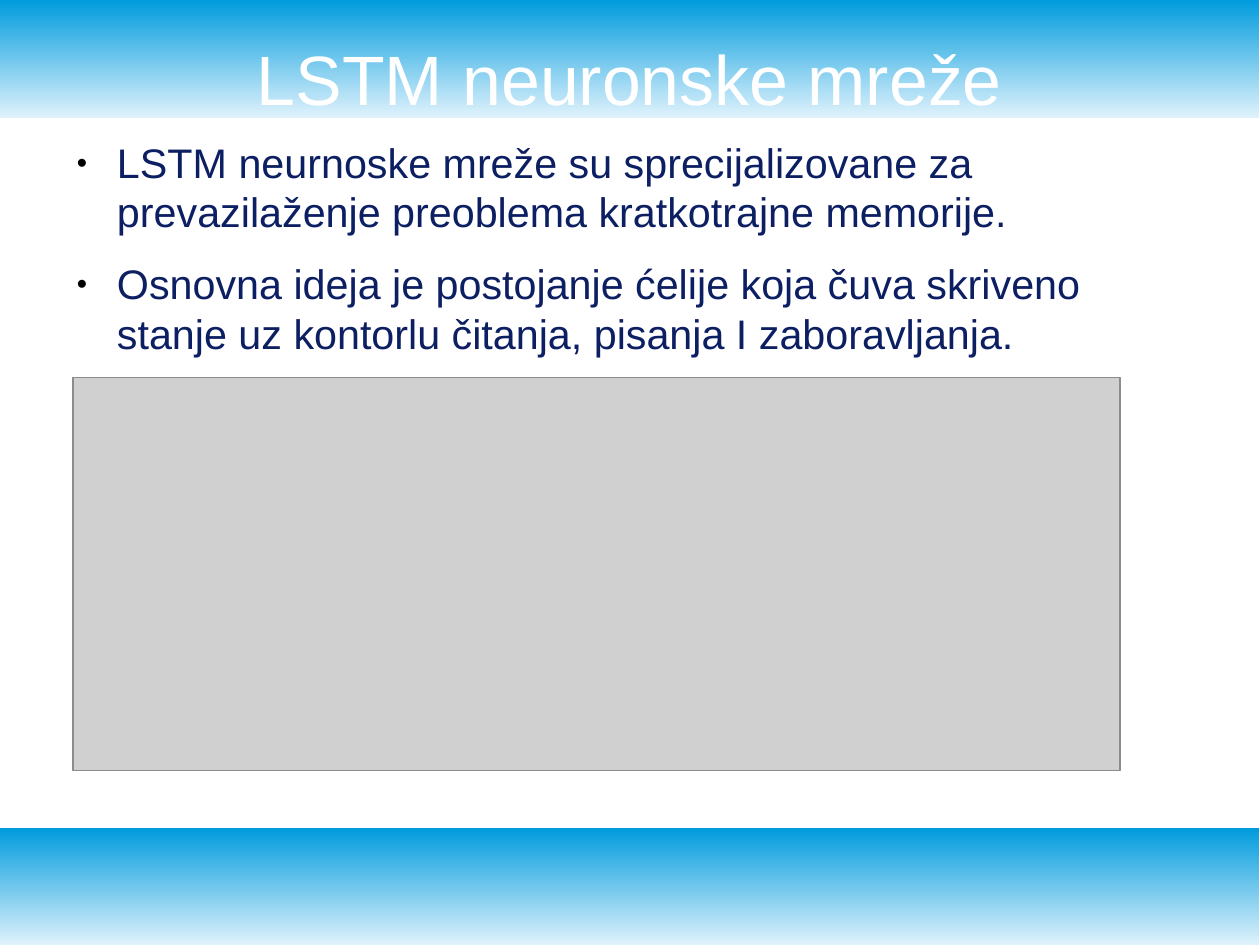
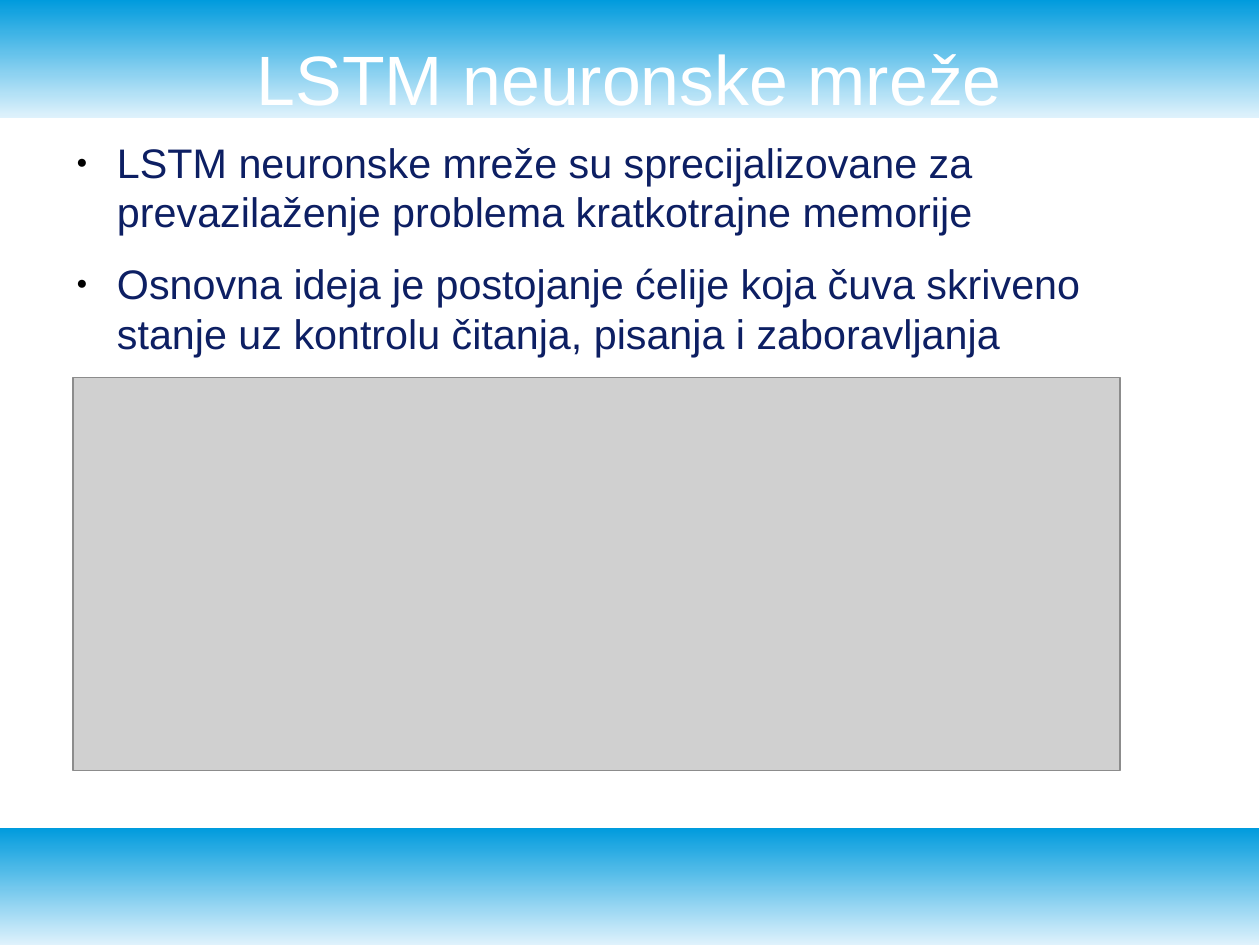
Before and after one commit to NevenaSoldat/text_generation, a slide deck: slide 8 of presentation.odp. Drawn at 1260x945 pixels with LibreOffice and Linux fonts; fonts in the diff are those of the drawing; grey boxes stand for pictures. Boxes give left, top, right and bottom in pixels: in the first picture for what was removed or moved away, otherwise in the second. Text is boxed around its words. In the diff, an @@ line names an element or a change of style, - is before the commit and + after.

```diff
--- a/presentation.odp
+++ b/presentation.odp
@@ text at (117, 148, 1080, 357): text changed @@
-● LSTM neurnoske mreže su sprecijalizovane za prevazilaženje preoblema kratkotrajne memorije.
-● Osnovna ideja je postojanje ćelije koja čuva skriveno stanje uz kontorlu čitanja, pisanja I zaboravljanja.
+● LSTM neuronske mreže su sprecijalizovane za prevazilaženje problema kratkotrajne memorije
+● Osnovna ideja je postojanje ćelije koja čuva skriveno stanje uz kontrolu čitanja, pisanja i zaboravljanja
```
Also in this commit, not shown: 14 other slides changed, 6 other files.
